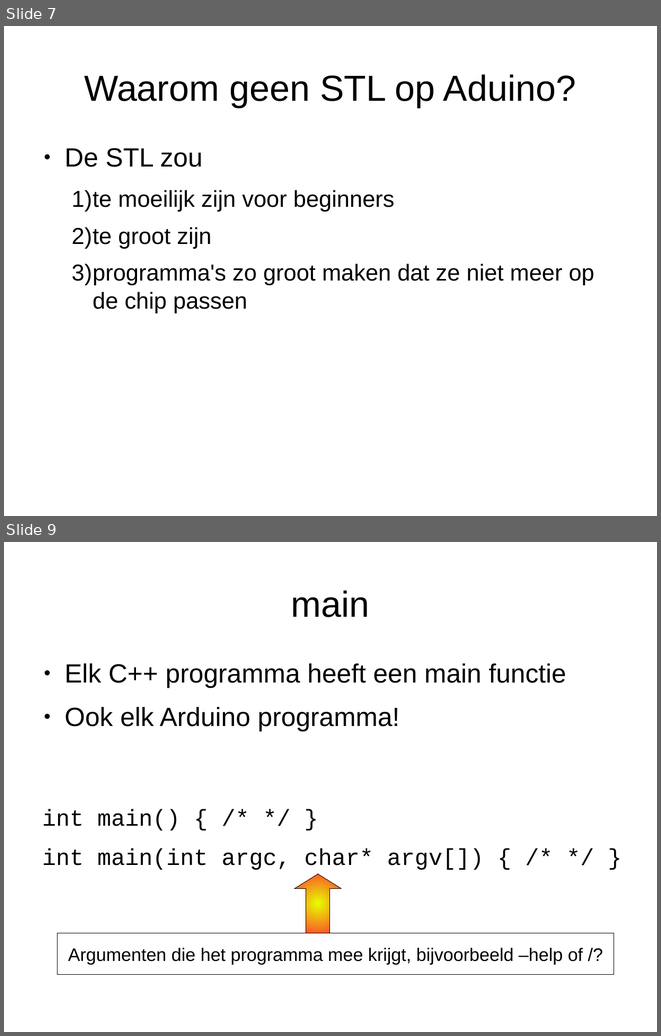
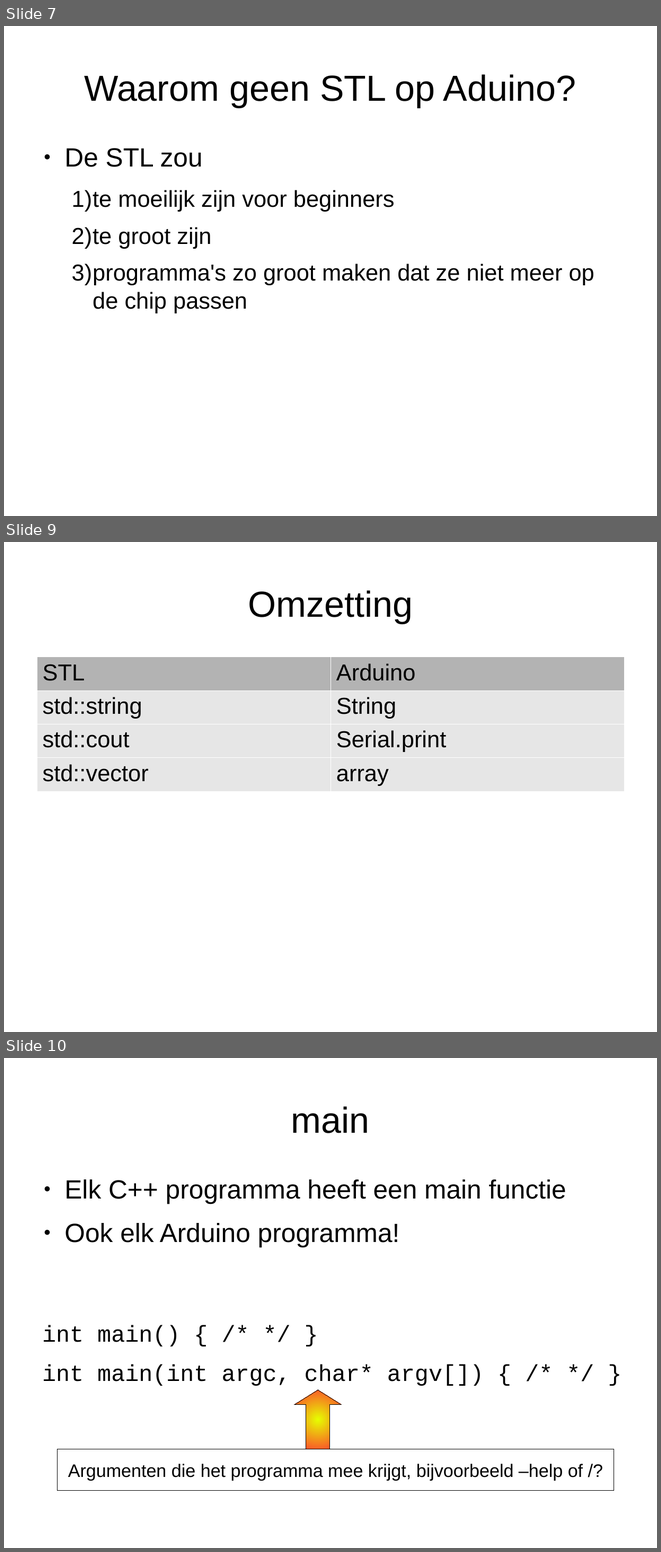
Before and after one commit to djog/arduino_cursus, a slide deck: Raw/ArduinoEnCpp.odp. Shown one above the other, each under a label of ours: slides 7 and 9 before the commit, slides 7, 9 and 10 after it; the slides between them are not shown. The pictures are 661x1036 and 661x1552 pixels, drawn with LibreOffice and Linux fonts; fonts in the diff are those of the drawing. Boxes give left, top, right and bottom in pixels: in the first picture for what was removed or moved away, otherwise in the second. Text is boxed around its words. In the diff, an @@ line names an element or a change of style, - is before the commit and + after.

Commit message:
Toegevoegd: Arduino en C++

```diff
--- a/Raw/ArduinoEnCpp.odp
+++ b/Raw/ArduinoEnCpp.odp
@@ slide 9 added at (4,542,657,1032), background #FFFFFF @@
@@ title added at (248,590,413,623), 44 pt, text #000000 @@
+Omzetting
@@ table added at (36,656,625,788), 4 rows, 2 columns @@
+STL | Arduino
+std::string | String
+std::cout | Serial.print
+std::vector | array
@@ what was slide 9 is now slide 10 @@
```
Also in this commit, not shown: 1 slide changed, 2 other slides added, 1 slide removed, 2 other files.
